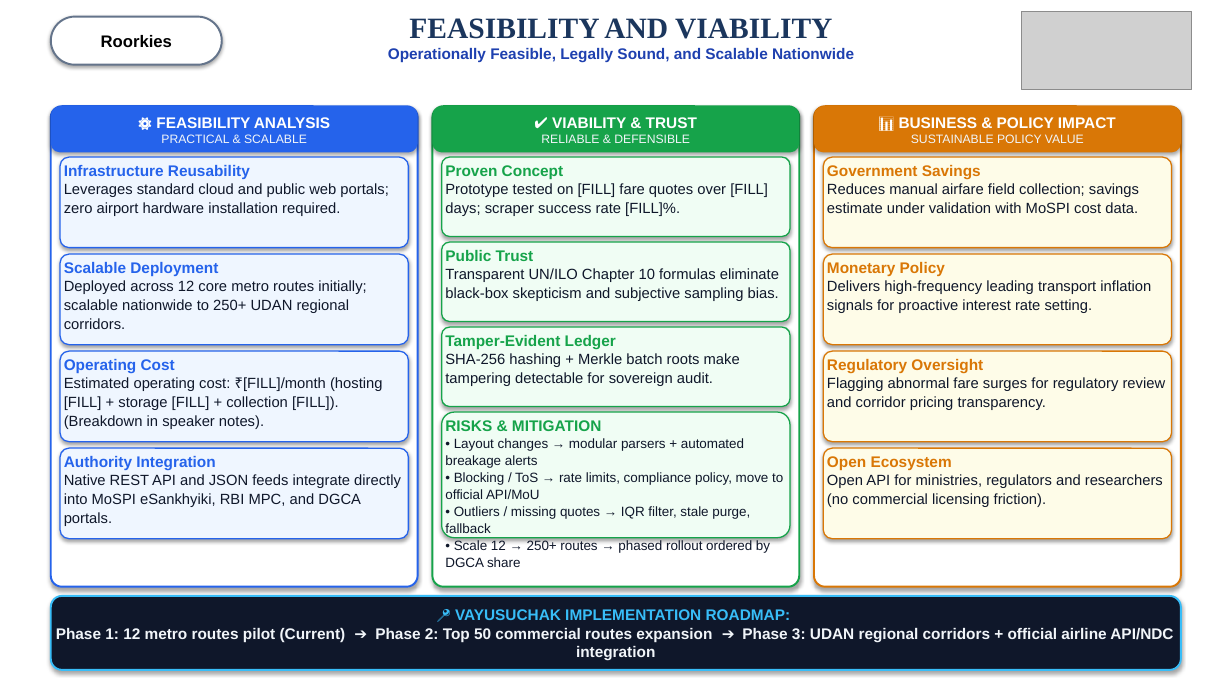
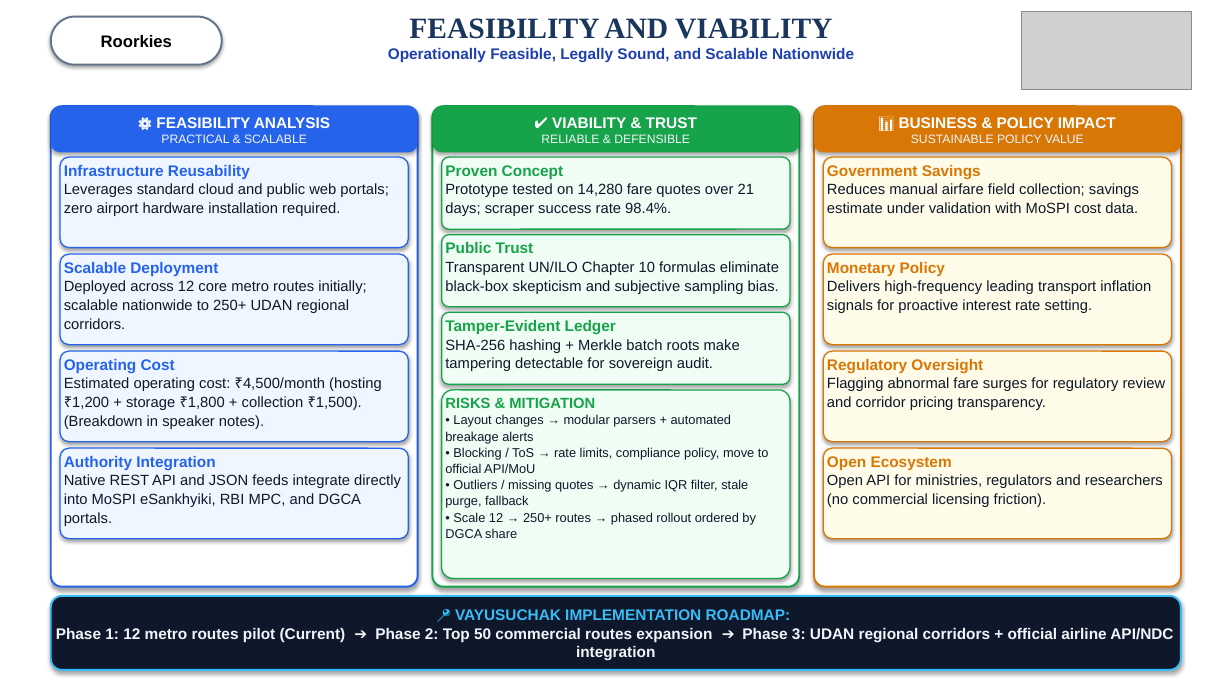
Before and after one commit to oshshivish-tech/sih26056_airfare_cpi, a slide deck: slide 4 of public/AirIntel_India_SIH26056_Presentation.pptx. Drawn at 1232x693 pixels with LibreOffice and Linux fonts; fonts in the diff are those of the drawing; grey boxes stand for pictures. Boxes give left, top, right and bottom in pixels: in the first picture for what was removed or moved away, otherwise in the second. Text is boxed around its words. In the diff, an @@ line names an element or a change of style, - is before the commit and + after.

Commit message:
Populate all FILL placeholders with concrete values and fix Slide 4 green block enclosure

```diff
--- a/public/AirIntel_India_SIH26056_Presentation.pptx
+++ b/public/AirIntel_India_SIH26056_Presentation.pptx
@@ rounded rectangle resized from (x1=442, y1=157, x2=790, y2=237) to (x1=442, y1=157, x2=790, y2=229) @@
@@ text at (x1=445, y1=183, x2=754, y2=216): text changed @@
-Prototype tested on [FILL] fare quotes over [FILL] days; scraper success rate [FILL]%.
+Prototype tested on 14,280 fare quotes over 21 days; scraper success rate 98.4%.
@@ rounded rectangle resized from (x1=442, y1=242, x2=790, y2=322) to (x1=442, y1=235, x2=790, y2=307) @@
@@ text "Public Trust" moved from (x1=445, y1=250, x2=779, y2=301) to (x1=445, y1=242, x2=779, y2=294) @@
@@ rounded rectangle resized from (x1=442, y1=327, x2=790, y2=407) to (x1=442, y1=312, x2=790, y2=384) @@
@@ text "Tamper-Evident Ledger" moved from (x1=445, y1=335, x2=740, y2=386) to (x1=445, y1=320, x2=740, y2=371) @@
@@ text at (x1=64, y1=377, x2=382, y2=429): text changed @@
-Estimated operating cost: ₹[FILL]/month (hosting [FILL] + storage [FILL] + collection [FILL]). (Breakdown in speaker notes).
+Estimated operating cost: ₹4,500/month (hosting ₹1,200 + storage ₹1,800 + collection ₹1,500). (Breakdown in speaker notes).
@@ rounded rectangle resized from (x1=442, y1=412, x2=790, y2=538) to (x1=442, y1=390, x2=790, y2=579) @@
@@ rounded rectangle at (x1=442, y1=390, x2=790, y2=579): proportions changed @@
@@ text at (x1=445, y1=414, x2=769, y2=538): text changed; size 10.5 to 10 pt @@
-• Layout changes → modular parsers + automated breakage alerts
-• Blocking / ToS → rate limits, compliance policy, move to official API/MoU
-• Outliers / missing quotes → IQR filter, stale purge, fallback
-• Scale 12 → 250+ routes → phased rollout ordered by DGCA share
+• Layout changes → modular parsers + automated breakage alerts
+• Blocking / ToS → rate limits, compliance policy, move to official API/MoU
+• Outliers / missing quotes → dynamic IQR filter, stale purge, fallback
+• Scale 12 → 250+ routes → phased rollout ordered by DGCA share
@@ text at (x1=445, y1=397, x2=595, y2=408): size 12 to 11.5 pt in "RISKS & MITIGATION" @@
@@ text "RISKS & MITIGATION" moved from (x1=445, y1=420, x2=783, y2=567) to (x1=445, y1=397, x2=769, y2=538) @@
```
Also in this commit, not shown: 3 other slides changed, 9 other files.
